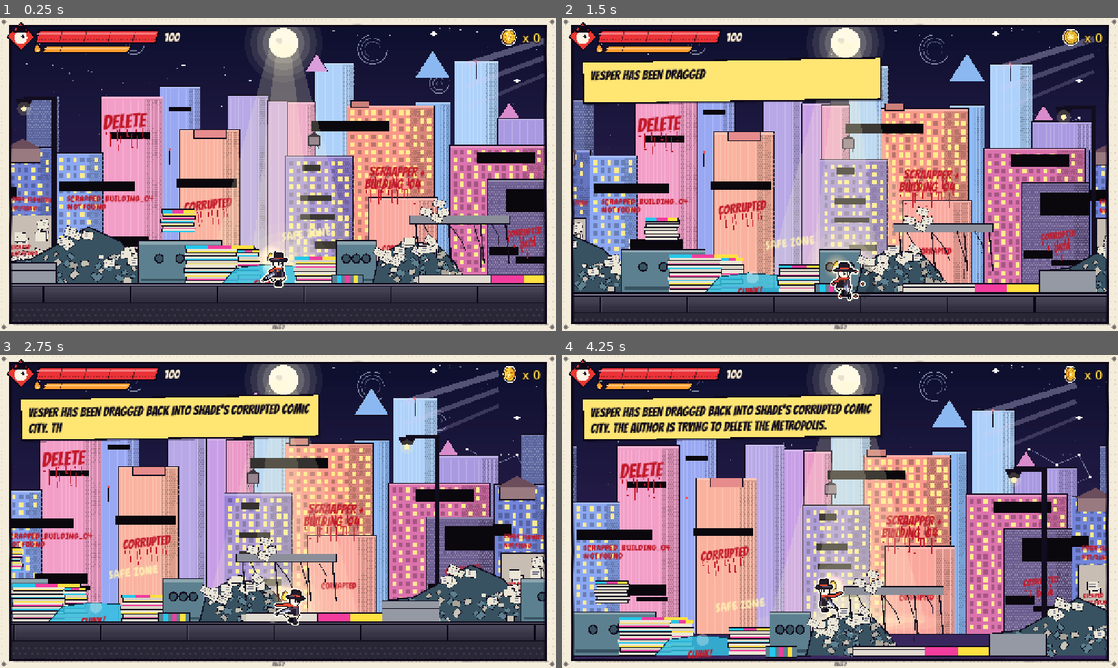
Above: before the commit, frames 1-4 (two rows, left to right).
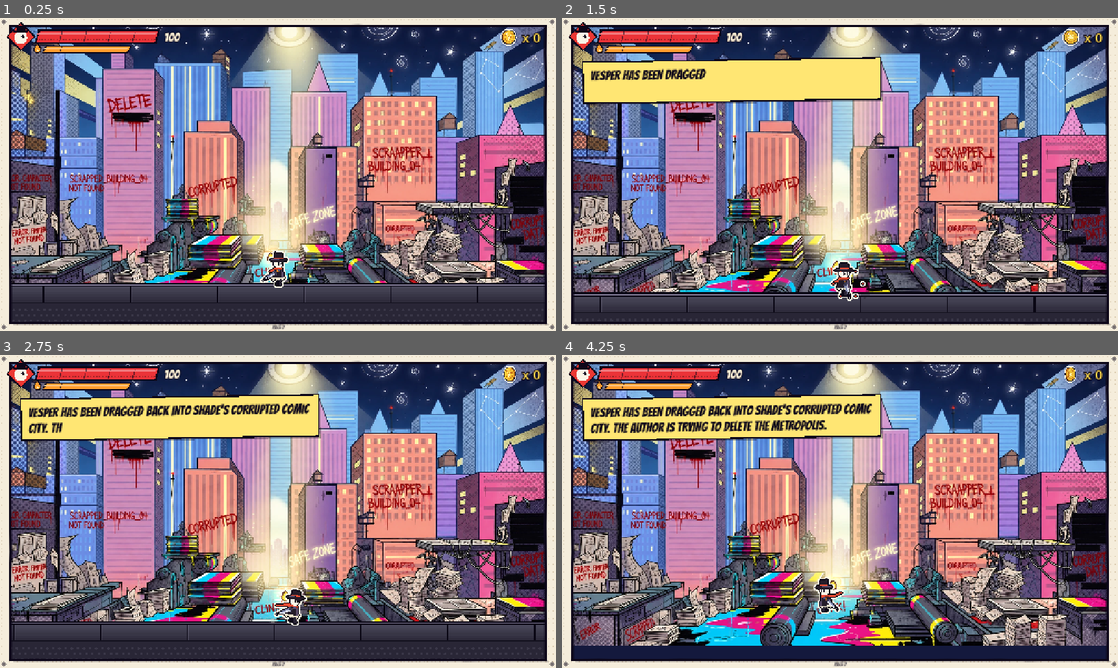
Above: after the commit, the same moments.

Repository: Ridhim-mittal/temp_game_jam
Game: Godot game, scene res://scenes/levels/shades_city.tscn
Same seed, same stepped clock (60 frames per second), same inputs: the game is played once before the commit and once after it. This scene is started directly instead of the project's main scene.
Inputs (mouse positions are in pixels of both pictures, inside the frame that each line leads up to):
- Up to frame 1 (0.25 s): no input
- Up to frame 2 (1.5 s): tap Enter (ui_accept) at 0.5 s; move the mouse to (962, 158) at 0.52 s; hold D (move_right) 0.53-1.25 s; hold Space (jump) 0.53-1.25 s; click (962, 158) at 0.67 s; drag from (728, 190) to (856, 293) at 1.27 s
- Up to frame 3 (2.75 s): move the mouse to (333, 442) at 2.02 s; hold D (move_right) from 2.03 s (still down); hold Space (jump) from 2.03 s (still down); tap C (dash) at 2.1 s; click (333, 442) at 2.17 s
- Up to frame 4 (4.25 s): release D (move_right) at 2.75 s; release Space (jump) at 2.75 s; drag from (812, 574) to (673, 464) at 2.77 s; move the mouse to (1006, 558) at 3.52 s; hold A (move_left) from 3.53 s (still down); hold F (heal) from 3.53 s (still down); click (1006, 558) at 3.67 s; tap Space (jump) at 3.77, 3.8, 4.07 s

The runs differ from the first frame. In frame 1, 67% of the frame differs, in the area x 2-98%, y 2-85%; in frame 2, 64%; in frame 3, 64%; in frame 4, 74%, in the area x 2-98%, y 2-98%.

Commit message:
Shade's City: use the concept painting itself as the backdrop
The team chose the painting over the code redraw: it is now
assets/backgrounds/shades_city.webp, scaled to the screen width above the
street and fixed on screen like a stage backdrop while the street scrolls (it
is one screen wide, so drifting would show its edge repeating). Removes the code
redraw (city_panorama, night_sky, moon_beam).

Co-Authored-By: Claude Opus 5.5 <noreply@anthropic.com>
Claude-Session: https://claude.ai/code/session_01TFKYgpvBpR4vVsewWHq5hg

Diff:
--- a/scripts/background/city_painting.gd
+++ b/scripts/background/city_painting.gd
@@ -1,49 +1,47 @@
 extends Node2D
-## Backdrop of Shade's corrupted comic city, redrawn from the concept painting:
-## night sky (night_sky.gd) and the moon's beam (moon_beam.gd), the buildings
-## and their graffiti (city_panorama.gd "city", slow parallax) and the junk
-## along the street (city_panorama.gd "junk", near parallax). Both repeat
-## every 1280 px so the street can run on. At `camera_center` the screen
-## matches the painting.
+## Backdrop of Shade's corrupted comic city: the team's concept painting
+## (assets/backgrounds/shades_city.webp), scaled to the screen width above the
+## street. It stays fixed on screen like a painted stage backdrop while the
+## street scrolls past (the painting is one screen wide, so any drift would
+## show its edge repeating; `drift` > 0 brings that back). A navy fill sits
+## behind it in case a jump lifts the camera past its top edge.
 
 const ParallaxScript = preload("res://scripts/background/comic_parallax.gd")
-const NightSky = preload("res://scripts/background/night_sky.gd")
-const MoonBeam = preload("res://scripts/background/moon_beam.gd")
-const Panorama = preload("res://scripts/background/city_panorama.gd")
+const PAINTING = preload("res://assets/backgrounds/shades_city.webp")
 
 @export var camera_center := Vector2(640, 348)
-@export var street_screen_y := 612.0
+## Screen y of the painting's top edge at `camera_center` (a little above
+## the screen keeps the moon in view and more of the junk above the street).
+@export var top_y := -30.0
+## How fast the painting slides by as the camera moves (0 = fixed).
+@export var drift := 0.0
+@export var sky_fill := Color(0.08, 0.1, 0.24)
 
 
 func _ready() -> void:
-	var sky := CanvasLayer.new()
-	sky.layer = -100
-	var sky_c := Control.new()
-	sky_c.set_script(NightSky)
-	sky_c.moon = Vector2(0.51, 0.08)
-	sky.add_child(sky_c)
-	add_child(sky)
-	_layer("city", 0.3, -10)
-	var beam := Node2D.new()
-	beam.set_script(MoonBeam)
-	beam.street_y = street_screen_y
-	beam.moon = Vector2(0.51, 0.08)
-	beam.strength = 1.8
-	beam.z_index = -8
-	add_child(beam)
-	_layer("junk", 0.85, -6)
-
-
-func _layer(part: String, scroll: float, z: int) -> void:
+	var fill := CanvasLayer.new()
+	fill.layer = -100
+	var rect := ColorRect.new()
+	rect.color = sky_fill
+	rect.set_anchors_and_offsets_preset(Control.PRESET_FULL_RECT)
+	rect.mouse_filter = Control.MOUSE_FILTER_IGNORE
+	fill.add_child(rect)
+	add_child(fill)
+	var width := get_viewport_rect().size.x
 	var p := Parallax2D.new()
 	p.set_script(ParallaxScript)
 	p.reference_camera_center = camera_center
-	p.scroll_scale = Vector2(scroll, scroll)
-	p.repeat_size = Vector2(1280, 0)
-	p.repeat_times = 3
-	p.z_index = z
-	var d := Node2D.new()
-	d.set_script(Panorama)
-	d.part = part
-	p.add_child(d)
+	p.scroll_scale = Vector2(drift, drift)
+	if drift > 0.0:
+		p.repeat_size = Vector2(width, 0)
+		p.repeat_times = 3
+	p.z_index = -10
+	var art := Sprite2D.new()
+	art.texture = PAINTING
+	art.centered = false
+	var k := width / PAINTING.get_width()
+	art.scale = Vector2(k, k)
+	art.position = Vector2(0, top_y)
+	art.texture_filter = CanvasItem.TEXTURE_FILTER_LINEAR
+	p.add_child(art)
 	add_child(p)
--- a/scripts/background/city_panorama.gd
+++ /dev/null
@@ -1,341 +0,0 @@
-extends Node2D
-## Shade's corrupted comic city, redrawn in code from the concept painting
-## (one 1280 x 720 screen, tiled sideways by its Parallax2D). Every shape is
-## placed in the painting's own pixel coordinates (1699 x 926, panel from
-## x 85 / y 20) and mapped onto the screen by _p() / _r(), so the start screen
-## matches the painting. `part` picks what this copy draws:
-##   "city"  buildings, redaction bars, graffiti, posters (far, slow scroll)
-##   "junk"  lamp post, debris heaps, machines, paper stacks, ink spill (near)
-
-const INK := Color(0.07, 0.05, 0.12)
-const RED := Color(0.76, 0.1, 0.16)
-const REDACT := Color(0.04, 0.03, 0.05)
-const PAPER := Color(0.92, 0.9, 0.84)
-const TEAL := Color(0.36, 0.5, 0.56)
-const TEAL_D := Color(0.22, 0.32, 0.38)
-const CYAN := Color(0.15, 0.78, 0.92)
-const MAGENTA := Color(0.95, 0.24, 0.62)
-const YELLOW := Color(1.0, 0.88, 0.25)
-const FONT = preload("res://assets/fonts/Bangers-Regular.ttf")
-const CHEWY = preload("res://assets/fonts/Chewy-Regular.ttf")
-const K := 1280.0 / 1545.0  # painting px -> screen px
-
-@export_enum("city", "junk") var part := "city"
-
-
-func _p(x: float, y: float) -> Vector2:
-	return Vector2((x - 85.0) * K, (y - 20.0) * K)
-
-
-func _r(x1: float, y1: float, x2: float, y2: float) -> Rect2:
-	return Rect2(_p(x1, y1), _p(x2, y2) - _p(x1, y1))
-
-
-func _draw() -> void:
-	if part == "city":
-		_city()
-	else:
-		_junk()
-
-
-# ------------------------------------------------------------------ city
-
-func _city() -> void:
-	var lav := Color(0.72, 0.66, 0.9)
-	var pink := Color(0.95, 0.62, 0.78)
-	var pink_d := Color(0.86, 0.45, 0.68)
-	var blue := Color(0.55, 0.72, 0.95)
-	var blue_l := Color(0.68, 0.82, 0.98)
-	var salmon := Color(0.97, 0.6, 0.55)
-	var peach := Color(0.98, 0.7, 0.62)
-	var violet := Color(0.6, 0.52, 0.85)
-	# far row, pale and hazy
-	_bldg(_r(960, 145, 1068, 760), blue_l, "stripes")
-	_spire(_p(965, 160), 44.0, Color(0.85, 0.62, 0.86))
-	_bldg(_r(1350, 140, 1468, 760), blue_l, "stripes")
-	_antenna(_p(1408, 140), 40.0)
-	_bldg(_r(1240, 255, 1335, 760), blue, "stripes")
-	_spire(_p(1287, 175), 70.0, blue)
-	_bldg(_r(1468, 300, 1640, 760), Color(0.66, 0.6, 0.88), "stripes")
-	_spire(_p(1500, 290), 40.0, Color(0.85, 0.55, 0.8))
-	_bldg(_r(530, 210, 640, 760), Color(0.6, 0.66, 0.95), "stripes")
-	_bldg(_r(720, 235, 830, 760), lav, "stripes")
-	_bldg(_r(830, 250, 905, 760), Color(0.78, 0.62, 0.9), "stripes")
-	_bldg(_r(160, 240, 250, 760), Color(0.36, 0.4, 0.62), "dots")
-	# middle row
-	_bldg(_r(365, 240, 535, 760), pink, "stripes")
-	_bldg(_r(885, 255, 960, 760), Color(0.92, 0.6, 0.78), "stripes")
-	_bldg(_r(1050, 265, 1290, 760), salmon, "windows")
-	_roof_box(_r(1060, 250, 1110, 268), Color(0.8, 0.5, 0.48))
-	_bldg(_r(1335, 375, 1615, 760), pink_d, "windows")
-	_bldg(_r(85, 380, 240, 760), Color(0.45, 0.52, 0.85), "windows")
-	_house(_r(95, 355, 200, 420))
-	_bldg(_r(240, 395, 370, 760), Color(0.55, 0.66, 0.95), "windows")
-	_bldg(_r(585, 330, 750, 760), peach, "stripes")
-	_roof_box(_r(625, 330, 712, 352), Color(0.9, 0.55, 0.55))
-	_antenna(_p(557, 385), 34.0)
-	_bldg(_r(880, 405, 1065, 760), violet, "windows")
-	_water_tower(_p(958, 380))
-	_bldg(_r(1110, 520, 1300, 760), Color(0.98, 0.66, 0.62), "stripes")
-	_bldg(_r(1440, 470, 1640, 760), Color(0.42, 0.36, 0.56), "dots")
-	# light streaks top right
-	for k in 3:
-		var a := _p(1640, 70 + k * 45)
-		var b := _p(1380, 150 + k * 60)
-		draw_line(a, b, Color(0.82, 0.8, 0.95, 0.35 - k * 0.08), 14.0 - k * 3.0)
-	# redaction bars
-	for b in [[390, 338, 502, 356], [250, 472, 460, 500], [575, 466, 742, 490], [950, 306, 1165, 333],
-			[1410, 392, 1570, 425], [350, 626, 500, 655], [418, 660, 505, 672], [1490, 495, 1630, 560],
-			[1445, 655, 1525, 680], [1520, 683, 1620, 700], [960, 640, 1035, 660], [918, 512, 1005, 528],
-			[920, 565, 1015, 580], [925, 428, 975, 446], [555, 268, 615, 280], [80, 488, 130, 520]]:
-		draw_rect(_r(b[0], b[1], b[2], b[3]), REDACT)
-	# graffiti, posters
-	_graffiti(_p(372, 330), "DELETE", 46, -0.06, RED)
-	_graffiti(_p(272, 530), "SCRAPPED_BUILDING_04", 20, 0.0, RED, false)
-	_graffiti(_p(272, 553), "NOT FOUND", 20, 0.0, RED, false)
-	_graffiti(_p(110, 528), "ERROR: SUBMITTER", 14, 0.03, RED, false)
-	_graffiti(_p(110, 553), "NOT FOUND", 14, 0.03, RED, false)
-	_graffiti(_p(596, 560), "CORRUPTED", 30, -0.12, RED)
-	_graffiti(_p(1110, 458), "SCRAAPPER +", 30, 0.02, RED)
-	_graffiti(_p(1098, 494), "BUILDING_04", 30, 0.0, RED)
-	_graffiti(_p(1148, 668), "CORRAPTED", 18, 0.0, RED, false)
-	_graffiti(_p(1492, 630), "CORRUPTED", 22, -0.12, RED)
-	_graffiti(_p(1530, 660), "DATA", 22, -0.12, RED)
-	_poster(_r(102, 570, 228, 720))
-
-
-func _bldg(r: Rect2, col: Color, style: String) -> void:
-	draw_rect(r.grow(2.0), INK)
-	draw_rect(r, col)
-	var shade := Rect2(r.end.x - r.size.x * 0.28, r.position.y, r.size.x * 0.28, r.size.y)
-	draw_rect(shade, col.darkened(0.12))
-	_dots(shade, col.darkened(0.3), 5.0, 1.4)
-	match style:
-		"stripes":
-			var x := r.position.x + 6.0
-			while x < r.end.x - 4.0:
-				draw_line(Vector2(x, r.position.y + 6), Vector2(x, r.end.y), col.lightened(0.18), 2.0)
-				x += 9.0
-		"windows":
-			var y := r.position.y + 10.0
-			while y < r.end.y - 8.0:
-				var x := r.position.x + 8.0
-				while x < r.end.x - 12.0:
-					var lit := fmod(x * 7.0 + y * 3.0, 5.0) < 2.4
-					draw_rect(Rect2(x, y, 9, 11), Color(1.0, 0.92, 0.55) if lit else col.darkened(0.25))
-					x += 16.0
-				y += 18.0
-		"dots":
-			_dots(r, col.lightened(0.25), 6.0, 1.6)
-	draw_rect(Rect2(r.position, Vector2(r.size.x, 4)), col.lightened(0.25))
-
-
-func _dots(r: Rect2, col: Color, step: float, rad: float) -> void:
-	var y := r.position.y + step * 0.5
-	var row := 0
-	while y < r.end.y:
-		var x := r.position.x + step * 0.5 + (step * 0.5 if row % 2 == 1 else 0.0)
-		while x < r.end.x:
-			draw_circle(Vector2(x, y), rad, col)
-			x += step
-		y += step
-		row += 1
-
-
-func _spire(base: Vector2, h: float, col: Color) -> void:
-	var pts := PackedVector2Array([base + Vector2(-h * 0.6, h * 0.15), base + Vector2(0, -h * 0.8), base + Vector2(h * 0.6, h * 0.15)])
-	draw_colored_polygon(pts, INK)
-	var inner := PackedVector2Array([pts[0] + Vector2(2, -1), pts[1] + Vector2(0, 3), pts[2] + Vector2(-2, -1)])
-	draw_colored_polygon(inner, col)
-
-
-func _antenna(top: Vector2, h: float) -> void:
-	draw_line(top, top + Vector2(0, h), INK, 2.0)
-	draw_circle(top, 3.0, Color(0.95, 0.3, 0.3))
-
-
-func _roof_box(r: Rect2, col: Color) -> void:
-	draw_rect(r.grow(2), INK)
-	draw_rect(r, col)
-
-
-func _house(r: Rect2) -> void:
-	var roof := PackedVector2Array([Vector2(r.position.x - 4, r.position.y + r.size.y * 0.45), Vector2(r.get_center().x, r.position.y),
-		Vector2(r.end.x + 4, r.position.y + r.size.y * 0.45)])
-	draw_rect(Rect2(r.position + Vector2(4, r.size.y * 0.4), Vector2(r.size.x - 8, r.size.y * 0.6)).grow(2), INK)
-	draw_rect(Rect2(r.position + Vector2(4, r.size.y * 0.4), Vector2(r.size.x - 8, r.size.y * 0.6)), Color(0.6, 0.48, 0.5))
-	draw_colored_polygon(roof, Color(0.42, 0.3, 0.36))
-
-
-func _water_tower(base: Vector2) -> void:
-	draw_rect(Rect2(base + Vector2(-12, -26), Vector2(24, 20)).grow(2), INK)
-	draw_rect(Rect2(base + Vector2(-12, -26), Vector2(24, 20)), Color(0.5, 0.42, 0.5))
-	draw_colored_polygon(PackedVector2Array([base + Vector2(-15, -26), base + Vector2(0, -36), base + Vector2(15, -26)]), INK)
-	for sx in [-8.0, 8.0]:
-		draw_line(base + Vector2(sx, -6), base + Vector2(sx * 1.3, 4), INK, 2.0)
-
-
-func _poster(r: Rect2) -> void:
-	draw_rect(r.grow(2), INK)
-	draw_rect(r, Color(0.78, 0.74, 0.7))
-	var rng := RandomNumberGenerator.new()
-	rng.seed = 4
-	for k in 9:
-		var p := Vector2(rng.randf_range(r.position.x + 8, r.end.x - 24), rng.randf_range(r.position.y + 6, r.end.y - 24))
-		draw_set_transform(p, rng.randf_range(-0.3, 0.3))
-		draw_rect(Rect2(-1, -1, 26, 22), INK)
-		draw_rect(Rect2(0, 0, 24, 20), PAPER)
-		draw_line(Vector2(4, 6), Vector2(20, 6), Color(0.4, 0.4, 0.5), 1.0)
-		draw_line(Vector2(4, 11), Vector2(18, 11), Color(0.4, 0.4, 0.5), 1.0)
-		draw_set_transform(Vector2.ZERO)
-	_graffiti(r.position + Vector2(10, r.size.y * 0.62), "ESCAPED", 14, -0.04, RED, false)
-	_graffiti(r.position + Vector2(10, r.size.y * 0.62 + 16), "NOT FOUND", 14, -0.04, RED, false)
-
-
-func _graffiti(p: Vector2, text: String, size: int, rot: float, col: Color, drips := true) -> void:
-	draw_set_transform(p, rot)
-	var font: Font = FONT if drips else CHEWY
-	draw_string(font, Vector2.ZERO, text, HORIZONTAL_ALIGNMENT_LEFT, -1, size, col)
-	if drips:
-		var w := font.get_string_size(text, HORIZONTAL_ALIGNMENT_LEFT, -1, size).x
-		for k in int(w / 12.0):
-			var x := 5.0 + k * 12.0 + sin(k * 3.7) * 3.0
-			var l := 6.0 + absf(sin(k * 2.3)) * size * 0.9
-			draw_line(Vector2(x, 2), Vector2(x, 2 + l), col, 2.0)
-			draw_circle(Vector2(x, 3 + l), 1.8, col)
-	draw_set_transform(Vector2.ZERO)
-
-
-# ------------------------------------------------------------------ junk
-
-func _junk() -> void:
-	# lamp post hooking over the left
-	draw_rect(_r(228, 240, 242, 760), INK)
-	draw_rect(_r(222, 700, 248, 760), INK)
-	draw_line(_p(235, 244), _p(150, 244), INK, 7.0)
-	draw_colored_polygon(PackedVector2Array([_p(128, 244), _p(176, 244), _p(166, 268), _p(138, 268)]), INK)
-	draw_circle(_p(152, 272), 6.0, Color(1.0, 0.95, 0.7))
-	draw_circle(_p(152, 272), 16.0, Color(1.0, 0.95, 0.7, 0.18))
-	# left debris: heap, desk and papers
-	_heap([[85, 760], [85, 700], [170, 690], [260, 640], [330, 600], [420, 640], [470, 700], [500, 760]], 21)
-	_crate(_r(85, 700, 240, 760), Color(0.58, 0.6, 0.64))
-	_sheets(_p(300, 640), 6, 31)
-	_sheets(_p(420, 700), 5, 32)
-	# centre-left machine with CMYK stacks
-	_machine(_r(470, 640, 700, 760))
-	_stack(_r(535, 560, 625, 615), 6)
-	_stack(_r(600, 660, 790, 760), 9)
-	_stack(_r(745, 670, 805, 760), 7)
-	# the glowing cyan ink spill and its CLUNK!
-	_spill([[700, 760], [740, 715], [820, 705], [930, 712], [1010, 735], [1030, 760]])
-	_graffiti(_p(790, 768), "CLUNK!", 24, -0.05, RED)
-	_graffiti(_p(870, 640), "SAFE ZONE", 28, -0.12, Color(1.0, 0.95, 0.7, 0.85), false)
-	# centre-right machinery and stacks
-	_stack(_r(905, 690, 1020, 760), 6)
-	_machine(_r(1020, 640, 1130, 760))
-	_roller(_p(1050, 750), 70.0, 12.0)
-	# right: broken scaffold with cables, paper heap, CMYK slab
-	_heap([[1120, 760], [1140, 680], [1210, 640], [1300, 650], [1350, 700], [1380, 760]], 22)
-	_scaffold()
-	_sheets(_p(1260, 660), 8, 33)
-	_sheets(_p(1180, 700), 6, 34)
-	_crate(_r(1250, 735, 1450, 760), Color(0.88, 0.86, 0.82))
-	draw_rect(_r(1450, 735, 1630, 760).grow(2), INK)
-	draw_rect(_r(1450, 735, 1540, 760), MAGENTA)
-	draw_rect(_r(1540, 735, 1630, 760), YELLOW)
-
-
-func _heap(pts_in: Array, seed: int) -> void:
-	var pts := PackedVector2Array()
-	for q in pts_in:
-		pts.append(_p(q[0], q[1]))
-	draw_colored_polygon(pts, TEAL_D)
-	draw_polyline(pts, INK, 3.0)
-	var rng := RandomNumberGenerator.new()
-	rng.seed = seed
-	var lo := pts[0].x
-	var hi := pts[pts.size() - 1].x
-	for k in 40:
-		var x := rng.randf_range(lo, hi)
-		var y := rng.randf_range(pts[0].y - 70.0, pts[0].y - 4.0)
-		if Geometry2D.is_point_in_polygon(Vector2(x, y), pts):
-			draw_set_transform(Vector2(x, y), rng.randf_range(-0.9, 0.9))
-			var s := rng.randf_range(8.0, 20.0)
-			draw_rect(Rect2(-s * 0.5 - 1, -s * 0.35 - 1, s + 2, s * 0.7 + 2), INK)
-			draw_rect(Rect2(-s * 0.5, -s * 0.35, s, s * 0.7), PAPER.darkened(rng.randf_range(0.0, 0.3)) if rng.randf() < 0.6 else TEAL)
-			draw_set_transform(Vector2.ZERO)
-
-
-func _crate(r: Rect2, col: Color) -> void:
-	draw_rect(r.grow(2), INK)
-	draw_rect(r, col)
-	draw_line(r.position + Vector2(0, r.size.y * 0.35), Vector2(r.end.x, r.position.y + r.size.y * 0.35), INK, 1.5)
-
-
-func _sheets(c: Vector2, n: int, seed: int) -> void:
-	var rng := RandomNumberGenerator.new()
-	rng.seed = seed
-	for k in n:
-		draw_set_transform(c + Vector2(rng.randf_range(-40, 40), rng.randf_range(-30, 10)), rng.randf_range(-0.7, 0.7))
-		draw_rect(Rect2(-13, -9, 26, 18), INK)
-		draw_rect(Rect2(-12, -8, 24, 16), PAPER)
-		draw_line(Vector2(-8, -3), Vector2(8, -3), Color(0.5, 0.5, 0.6), 1.0)
-		draw_line(Vector2(-8, 2), Vector2(6, 2), Color(0.5, 0.5, 0.6), 1.0)
-		draw_set_transform(Vector2.ZERO)
-
-
-func _machine(r: Rect2) -> void:
-	draw_rect(r.grow(2), INK)
-	draw_rect(r, TEAL)
-	draw_rect(Rect2(r.position, Vector2(r.size.x, 6)), TEAL.lightened(0.3))
-	for k in 3:
-		var c := Vector2(r.position.x + r.size.x * (0.25 + k * 0.25), r.position.y + r.size.y * 0.4)
-		draw_circle(c, 11.0, INK)
-		draw_circle(c, 8.0, TEAL_D)
-	draw_rect(Rect2(r.position.x + 6, r.end.y - 14, r.size.x - 12, 6), TEAL_D)
-
-
-func _stack(r: Rect2, n: int) -> void:
-	var h := r.size.y / n
-	for k in n:
-		var y := r.end.y - (k + 1) * h
-		var x := r.position.x + sin(k * 1.7) * 3.0
-		draw_rect(Rect2(x - 1, y - 1, r.size.x + 2, h + 2), INK)
-		draw_rect(Rect2(x, y, r.size.x, h - 1), PAPER.darkened(0.08 * (k % 2)))
-		draw_rect(Rect2(x, y + h - 3, r.size.x, 2), [CYAN, MAGENTA, YELLOW][k % 3])
-	# CMYK printed top
-	var top := Rect2(r.position.x, r.position.y - 6, r.size.x, 7)
-	draw_rect(top.grow(1), INK)
-	draw_rect(Rect2(top.position, Vector2(top.size.x / 3.0, top.size.y)), CYAN)
-	draw_rect(Rect2(top.position + Vector2(top.size.x / 3.0, 0), Vector2(top.size.x / 3.0, top.size.y)), MAGENTA)
-	draw_rect(Rect2(top.position + Vector2(top.size.x * 2.0 / 3.0, 0), Vector2(top.size.x / 3.0, top.size.y)), YELLOW)
-
-
-func _spill(pts_in: Array) -> void:
-	var pts := PackedVector2Array()
-	for q in pts_in:
-		pts.append(_p(q[0], q[1]))
-	draw_colored_polygon(pts, Color(0.2, 0.75, 0.88, 0.85))
-	draw_polyline(pts, Color(0.05, 0.25, 0.35), 2.0)
-	draw_circle(pts[2] + Vector2(10, 10), 14.0, Color(1, 1, 1, 0.3))
-
-
-func _roller(c: Vector2, l: float, r: float) -> void:
-	var rect := Rect2(c - Vector2(l * 0.5, r), Vector2(l, r * 2.0))
-	draw_rect(rect.grow(2), INK)
-	draw_rect(rect, TEAL)
-	for k in 3:
-		draw_rect(Rect2(rect.position.x + l * (0.15 + k * 0.28), rect.position.y, l * 0.16, r * 2.0), [CYAN, MAGENTA, YELLOW][k])
-
-
-func _scaffold() -> void:
-	var deck := _r(1225, 570, 1500, 590)
-	draw_rect(deck.grow(2), INK)
-	draw_rect(deck, Color(0.55, 0.56, 0.6))
-	for x in [1240, 1330, 1420, 1490]:
-		draw_line(_p(x, 590), _p(x + 10, 700), INK, 3.0)
-	for c in [[1260, 590, 1300, 690], [1330, 590, 1380, 670], [1400, 590, 1420, 720], [1450, 590, 1470, 650]]:
-		var a := _p(c[0], c[1])
-		var b := _p(c[2], c[3])
-		draw_polyline(PackedVector2Array([a, (a + b) * 0.5 + Vector2(10, 6), b]), INK, 2.0)
-	_sheets(_p(1300, 565), 4, 35)
--- a/scripts/background/moon_beam.gd
+++ /dev/null
@@ -1,41 +0,0 @@
-extends Node2D
-## The author's light: a cone from the moon (night_sky.gd) down onto the street,
-## fixed to the screen, drawn over the skyline but under the playfield
-## (give it a z_index between the two). `street_y` is in screen px.
-
-@export var street_y := 612.0
-@export var moon := Vector2(0.5, 0.08)
-@export var color := Color(1.0, 0.97, 0.8)
-## Overall strength of the beam and its pool of light.
-@export var strength := 1.0
-
-var _time := 0.0
-
-
-func _process(delta: float) -> void:
-	_time += delta
-	var cam := get_viewport().get_camera_2d()
-	if cam:
-		global_position = cam.get_screen_center_position() - get_viewport_rect().size * 0.5
-	queue_redraw()
-
-
-func _draw() -> void:
-	var s := get_viewport_rect().size
-	var m := moon * s
-	var flicker := 0.9 + 0.1 * sin(_time * 1.7)
-	draw_colored_polygon(PackedVector2Array([m + Vector2(-30, 0), m + Vector2(30, 0), Vector2(m.x + 180, street_y),
-		Vector2(m.x - 180, street_y)]), Color(color, 0.12 * flicker * strength))
-	draw_colored_polygon(PackedVector2Array([m + Vector2(-15, 0), m + Vector2(15, 0), Vector2(m.x + 80, street_y),
-		Vector2(m.x - 80, street_y)]), Color(color, 0.12 * flicker * strength))
-	# pool of light on the street
-	for k in 4:
-		var pts := PackedVector2Array()
-		var rx := 220.0 - k * 45.0
-		for j in 24:
-			var a := TAU * j / 24.0
-			pts.append(Vector2(m.x + cos(a) * rx, street_y + sin(a) * rx * 0.12))
-		draw_colored_polygon(pts, Color(color, (0.06 + k * 0.04) * strength))
-	# glow rising off the street where the light lands
-	for k in 5:
-		draw_circle(Vector2(m.x, street_y - 30.0), 110.0 - k * 20.0, Color(color, 0.035 * strength * (k + 1)))
--- a/scripts/background/night_sky.gd
+++ /dev/null
@@ -1,60 +0,0 @@
-extends Control
-## Night sky over Shade's city (put in a CanvasLayer at the back): deep blue
-## into violet, twinkling stars, van Gogh swirls, a constellation and the
-## moon the author's light pours from (see moon_beam.gd).
-
-@export var top := Color(0.05, 0.06, 0.18)
-@export var horizon := Color(0.24, 0.16, 0.38)
-## Where the moon sits, as a fraction of the screen.
-@export var moon := Vector2(0.5, 0.08)
-
-var _time := 0.0
-var _stars: Array = []
-
-
-func _ready() -> void:
-	set_anchors_and_offsets_preset(Control.PRESET_FULL_RECT)
-	mouse_filter = Control.MOUSE_FILTER_IGNORE
-	var rng := RandomNumberGenerator.new()
-	rng.seed = 7
-	for i in 150:
-		_stars.append([Vector2(rng.randf(), rng.randf() * 0.75), rng.randf_range(0.8, 1.9)])
-
-
-func _process(delta: float) -> void:
-	_time += delta
-	queue_redraw()
-
-
-func _draw() -> void:
-	var s := size
-	for i in 40:
-		var t := i / 39.0
-		draw_rect(Rect2(0, t * s.y, s.x, s.y / 39.0 + 1.0), top.lerp(horizon, t))
-	for i in _stars.size():
-		var st: Array = _stars[i]
-		draw_circle(st[0] * s, st[1], Color(1, 1, 1, 0.45 + 0.35 * sin(_time * 2.0 + i)))
-	for sp in [[0.07, 0.08, 9], [0.78, 0.05, 11], [0.93, 0.2, 8], [0.33, 0.15, 7], [0.6, 0.04, 6], [0.86, 0.42, 7]]:
-		_sparkle(Vector2(sp[0], sp[1]) * s, sp[2])
-	for sw in [[0.67, 0.1, 34.0], [0.79, 0.21, 22.0], [0.24, 0.08, 26.0]]:
-		for k in 3:
-			draw_arc(Vector2(sw[0], sw[1]) * s, sw[2] - k * 8.0, _time * 0.3 + k, _time * 0.3 + k + 4.4, 24,
-				Color(0.85, 0.9, 1.0, 0.55 - k * 0.12), 2.0)
-	var con := [Vector2(0.84, 0.3), Vector2(0.89, 0.35), Vector2(0.93, 0.32), Vector2(0.95, 0.39), Vector2(0.91, 0.42)]
-	for i in con.size() - 1:
-		draw_line(con[i] * s, con[i + 1] * s, Color(0.8, 0.85, 1.0, 0.5), 1.5)
-	for p in con:
-		draw_circle(p * s, 3.0, Color(1, 1, 1, 0.9))
-	var m := moon * s
-	for k in 5:
-		draw_circle(m, 90.0 - k * 14.0, Color(1.0, 0.97, 0.85, 0.06 + k * 0.03))
-	draw_circle(m, 34.0, Color(1.0, 0.98, 0.9))
-	draw_circle(m + Vector2(-10, -6), 7.0, Color(0.9, 0.88, 0.8))
-
-
-func _sparkle(p: Vector2, r: float) -> void:
-	var c := Color(1, 1, 1, 0.95)
-	draw_colored_polygon(PackedVector2Array([p + Vector2(0, -r), p + Vector2(r * 0.25, 0), p + Vector2(0, r),
-		p + Vector2(-r * 0.25, 0)]), c)
-	draw_colored_polygon(PackedVector2Array([p + Vector2(-r, 0), p + Vector2(0, r * 0.25), p + Vector2(r, 0),
-		p + Vector2(0, -r * 0.25)]), c)
Binary file added: assets/backgrounds/shades_city.webp
Not shown, added: assets/backgrounds/shades_city.webp.import
Not shown, removed: scripts/background/city_panorama.gd.uid
Not shown, removed: scripts/background/moon_beam.gd.uid
Not shown, removed: scripts/background/night_sky.gd.uid
Not shown, changed: CLAUDE.md
